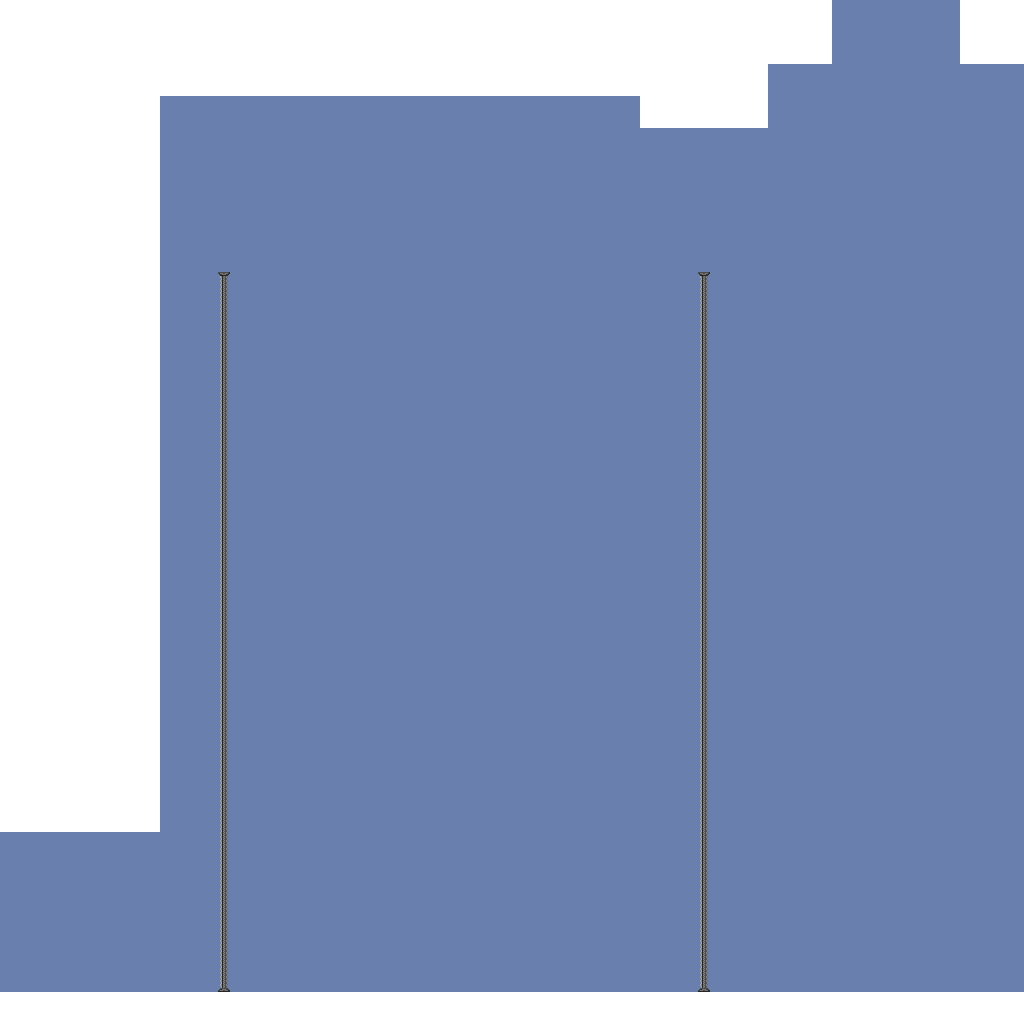
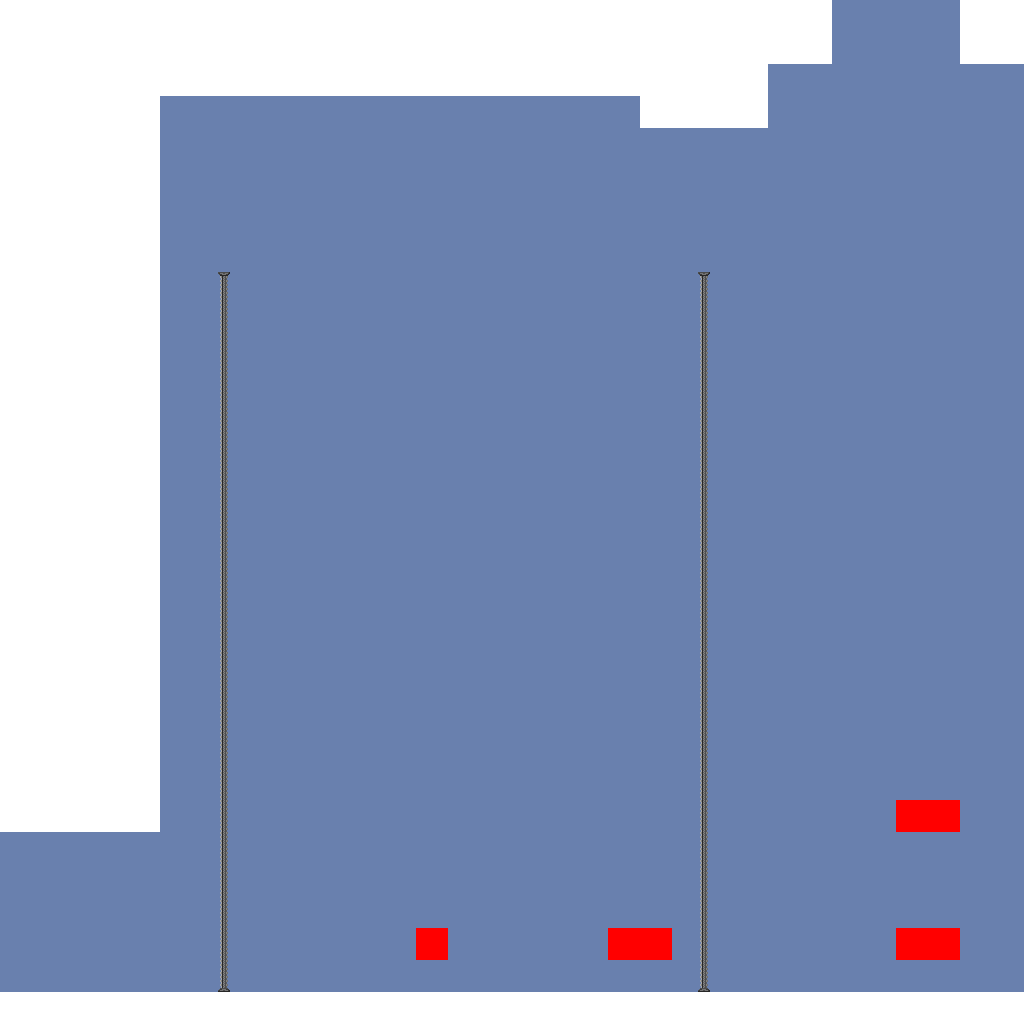
Layered file, before and after one edit (w=1024, h=1024). Changes by layer:
added layer "Layer 4" above "Layer 1" over [416, 800, 960, 960]
